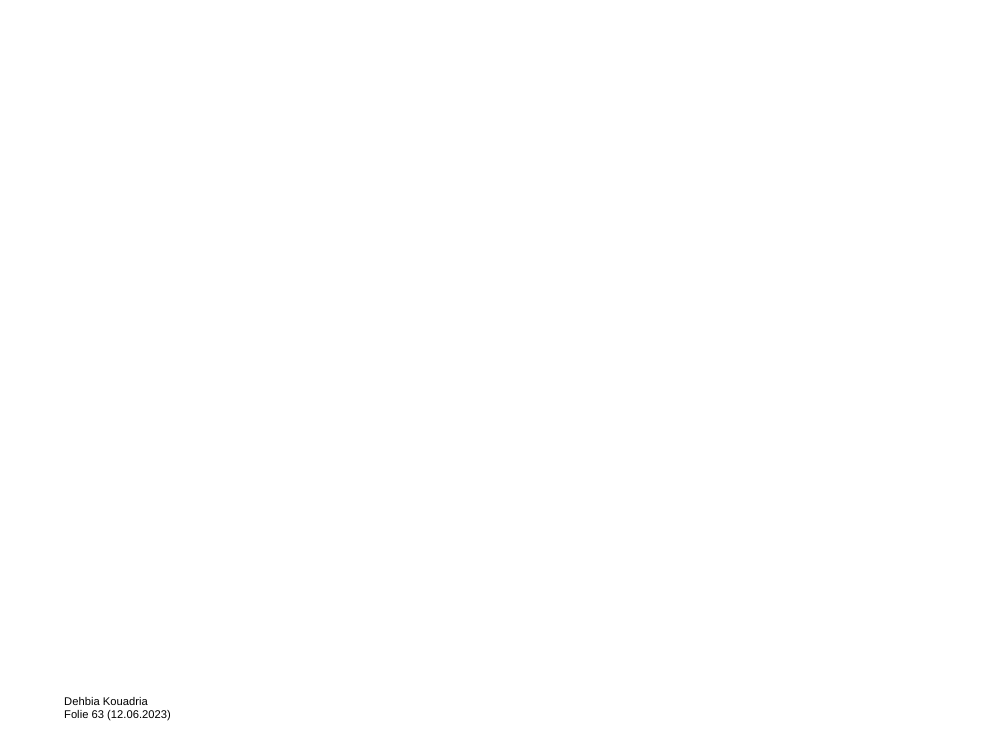
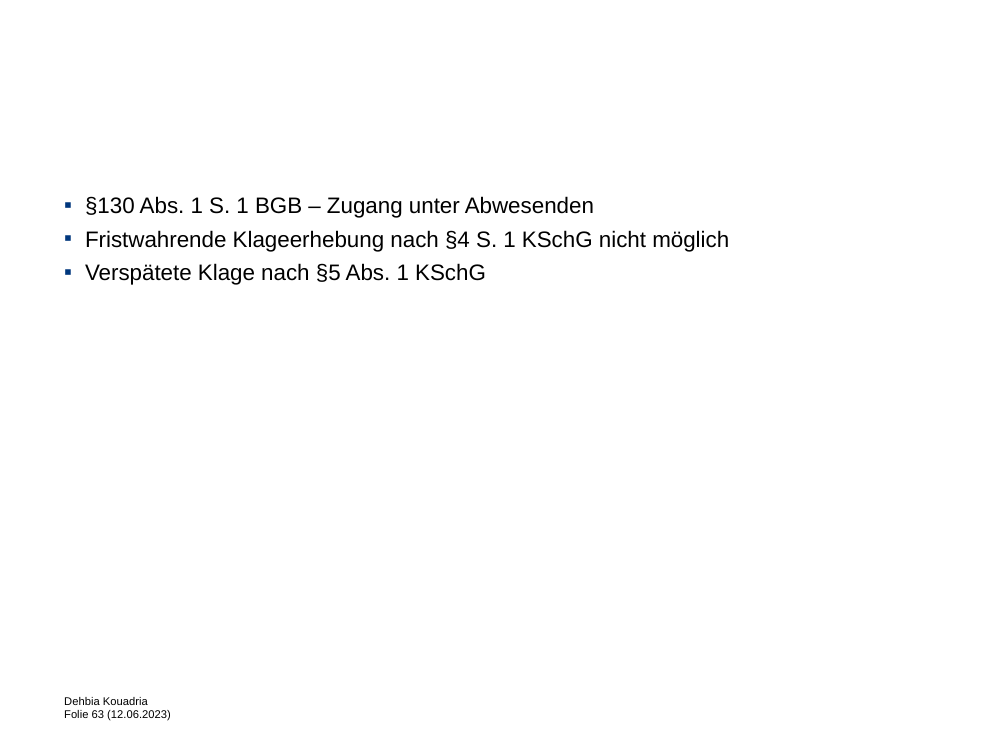
Before and after one commit to Debkou/Weorkshop, a slide deck: slide 63 of folien_dehbia.pptx. Drawn at 1008x756 pixels with LibreOffice and Linux fonts; fonts in the diff are those of the drawing; background and template pictures are left out. Boxes give left, top, right and bottom in pixels: in the first picture for what was removed or moved away, otherwise in the second. Text is boxed around its words. In the diff, an @@ line names an element or a change of style, - is before the commit and + after.

```diff
--- a/folien_dehbia.pptx
+++ b/folien_dehbia.pptx
@@ text added at (x1=85, y1=196, x2=729, y2=285), 16 pt, text #000000 @@
+▪ §130 Abs. 1 S. 1 BGB – Zugang unter Abwesenden
+▪ Fristwahrende Klageerhebung nach §4 S. 1 KSchG nicht möglich
+▪ Verspätete Klage nach §5 Abs. 1 KSchG
```
Also in this commit, not shown: 1 other slide changed, 1 other file.
